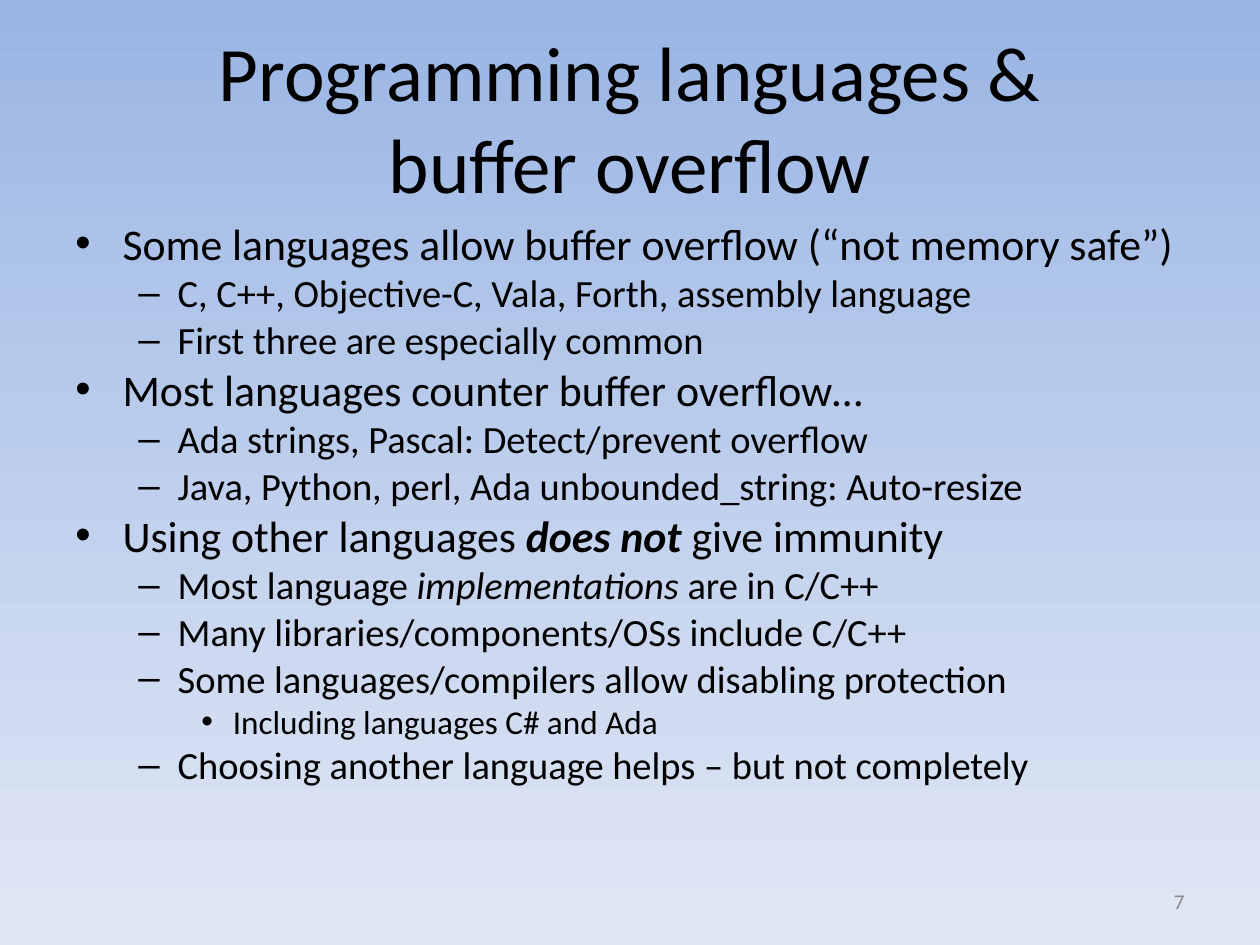
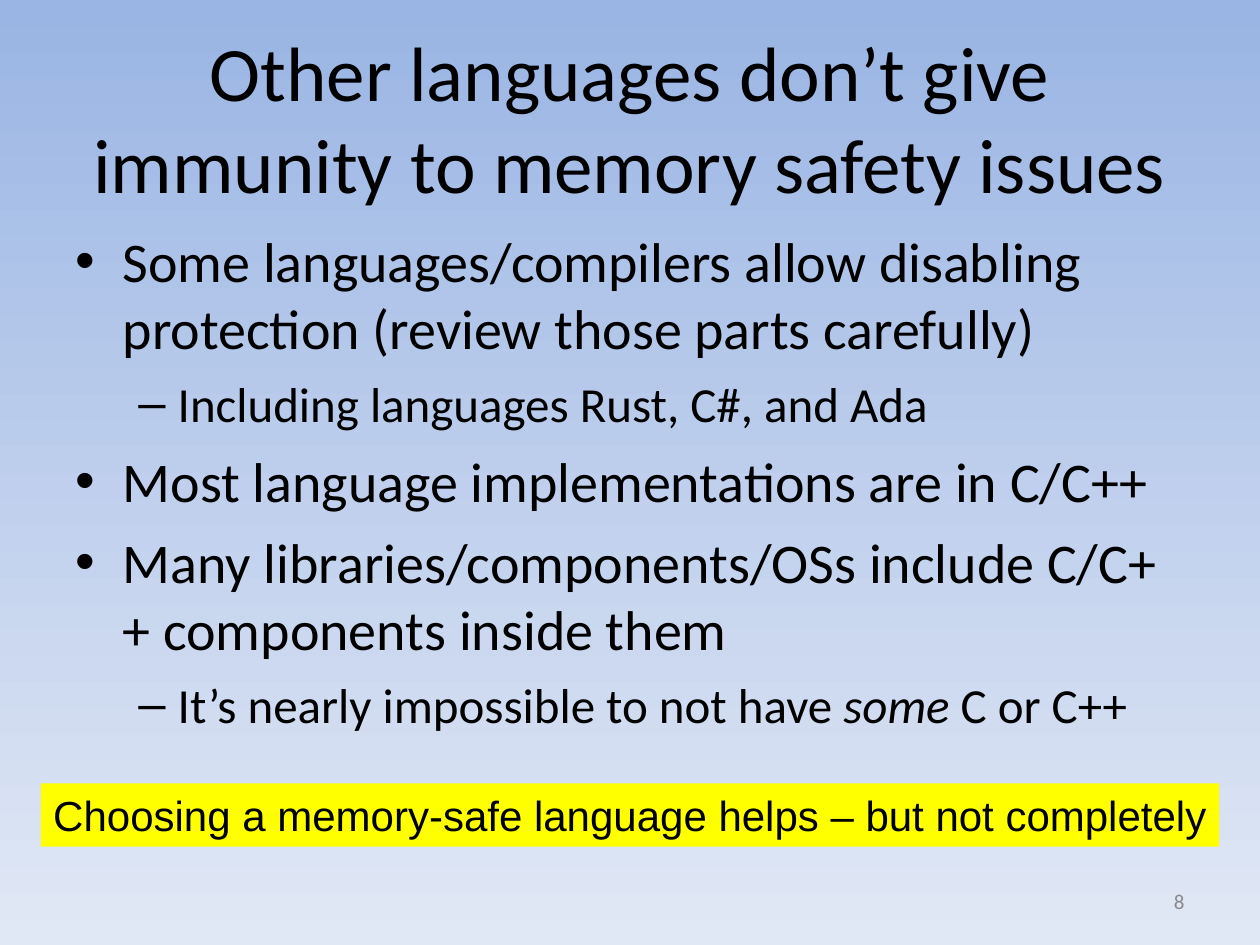
Before and after one commit to david-a-wheeler/david-a-wheeler.github.io, a slide deck: slide 8 of secure-class/presentations/Secure-Software-3-Buffer-Overflow.ppt (slide 7 before the commit). Drawn at 1260x945 pixels with LibreOffice and Linux fonts; fonts in the diff are those of the drawing. Boxes give left, top, right and bottom in pixels: in the first picture for what was removed or moved away, otherwise in the second. Text is boxed around its words. In the diff, an @@ line names an element or a change of style, - is before the commit and + after.

Commit message:
Update misc.html and buffer overflow slides

```diff
--- a/secure-class/presentations/Secure-Software-3-Buffer-Overflow.ppt
+++ b/secure-class/presentations/Secure-Software-3-Buffer-Overflow.ppt
@@ title at box(93, 47, 1165, 206): text changed @@
-Programming languages &
-buffer overflow
+Other languages don’t give immunity to memory safety issues
@@ text at box(123, 243, 1081, 431): text changed; size 22 to 32 pt @@
-• Some languages allow buffer overflow (“not memory safe”)
-  – C, C++, Objective-C, Vala, Forth, assembly language
-  – First three are especially common
-• Most languages counter buffer overflow…
-  – Ada strings, Pascal: Detect/prevent overflow
-  – Java, Python, perl, Ada unbounded_string: Auto-resize
-• Using other languages does not give immunity
+• Some languages/compilers allow disabling protection (review those parts carefully)
+  – Including languages Rust, C#, and Ada
@@ text at box(123, 463, 1147, 512): size 22 to 32 pt in "Most language implementations are in C/C++"; italic off in "implementations"; bullet – to •; list level 2 to 1 in "Most language implementations are in ..."; line spacing 0.8 to 1 @@
@@ text at box(123, 544, 1156, 731): text changed; size 22 to 32 pt @@
-  – Many libraries/components/OSs include C/C++
-  – Some languages/compilers allow disabling protection
-    • Including languages C# and Ada
-  – Choosing another language helps – but not completely
+• Many libraries/components/OSs include C/C++ components inside them
+  – It’s nearly impossible to not have some C or C++
@@ rectangle added at box(40, 784, 1218, 847), fill #FFFF00, 24 pt, text #000000 @@
+Choosing a memory-safe language helps – but not completely
@@ page number at box(1174, 895, 1185, 909): text changed @@
-7
+8
```
Also in this commit, not shown: 6 other slides changed, 6 slides added, 1 other file.
